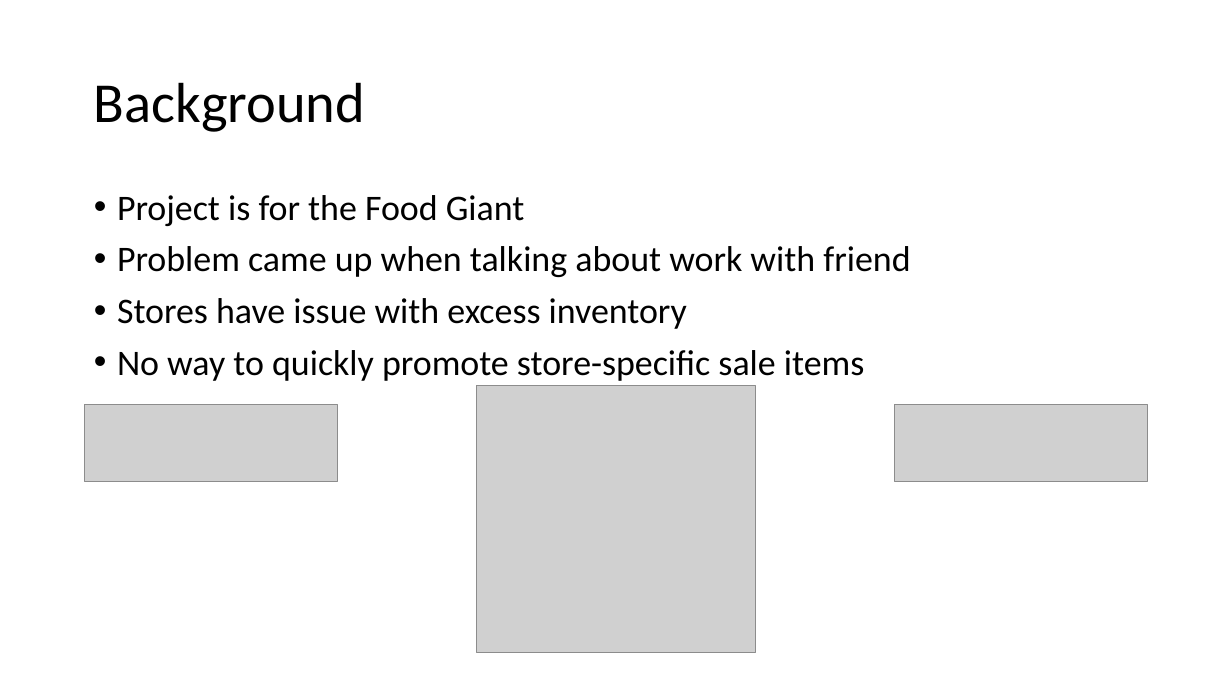
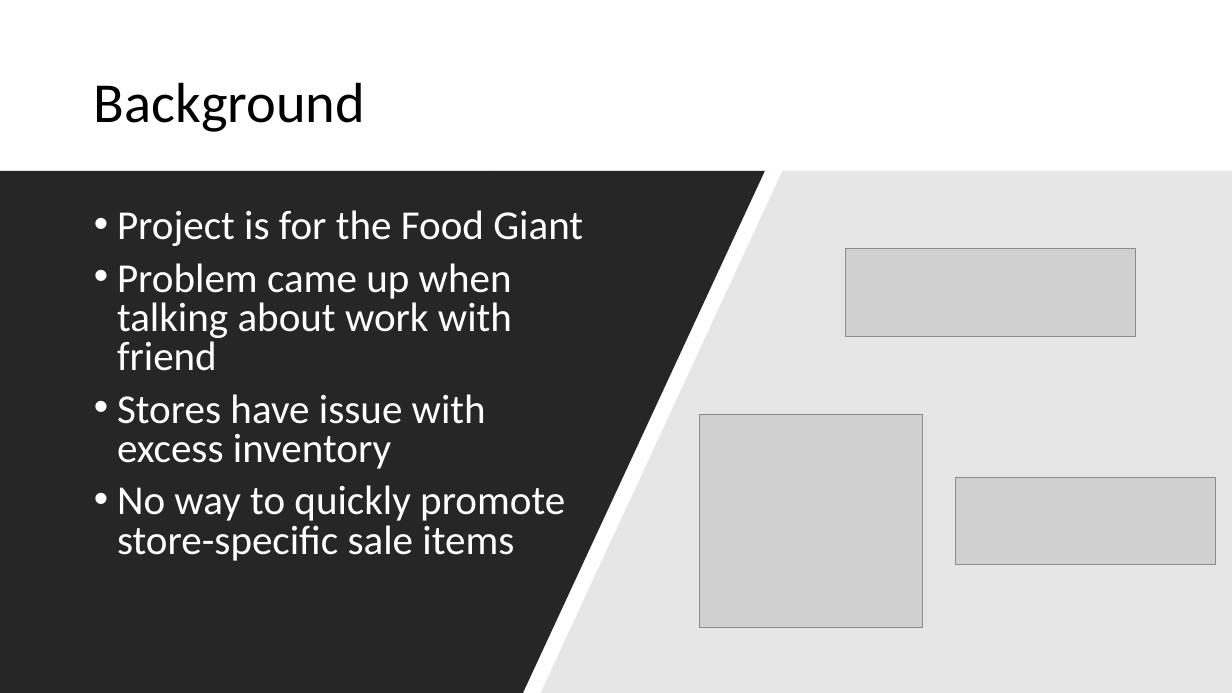
Before and after one commit to CleverMoose33/FoodGiantFlyerPrototypes, a slide deck: slide 3 of Project Documentation/Capstone Documents/Hagerman_Kendrick_FoodGiantPresentation.pptx. Drawn at 1232x693 pixels with LibreOffice and Linux fonts; fonts in the diff are those of the drawing; grey boxes stand for pictures. Boxes give left, top, right and bottom in pixels: in the first picture for what was removed or moved away, otherwise in the second. Text is boxed around its words. In the diff, an @@ line names an element or a change of style, - is before the commit and + after.

```diff
--- a/Project Documentation/Capstone Documents/Hagerman_Kendrick_FoodGiantPresentation.pptx
+++ b/Project Documentation/Capstone Documents/Hagerman_Kendrick_FoodGiantPresentation.pptx
@@ freeform shape added at (0,171,765,693), fill #262626 @@
@@ freeform shape added at (493,171,1232,693), fill #E7E6E6 @@
@@ text "Project is for the Food ...": place and size @@
-text "Project is for the Food ..." at (117,195,910,381)
+text "Project is for the Food ..." at (117,210,583,561)
@@ text "Project is for the Food ..." at (117,210,583,561): size 28 to 32 pt, text colour #000000 to #FFFFFF; line spacing 0.9 to 0.8 @@
@@ picture: place and size @@
-picture at (85,405,337,482)
+picture at (846,249,1136,337)
@@ picture: place and size @@
-picture at (477,386,756,653)
+picture at (700,415,923,628)
@@ picture: place and size @@
-picture at (895,405,1147,482)
+picture at (956,478,1215,565)
```
Also in this commit, not shown: 2 other slides changed, 11 slides added, 7 slides removed, 9 other files.
